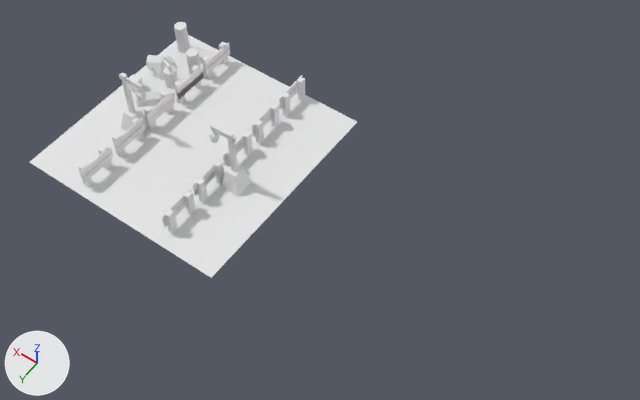
Two versions of the Blender file 36-portail-scene-blender/portal.blend, one commit apart.
Before and after are seen from a 50 mm lens placed at (-7.68, 7.09, 11.45), pointed at (-2.71, 0.12, 0.51). The axes (+X, +Y, +Z) are drawn at lower left. The lights are the same throughout.
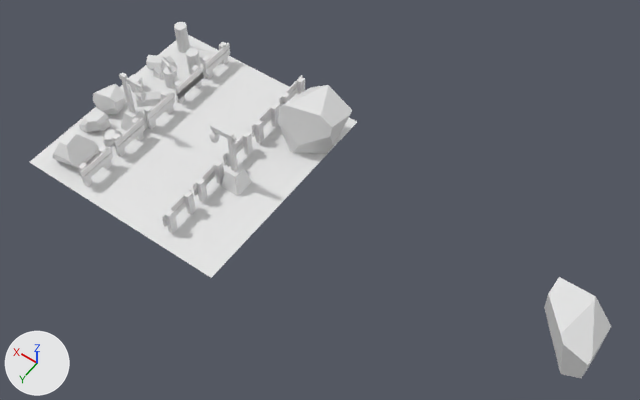
What differs and where, as boxes (x1, y1, x2, y2) in the pictures (640 x 400 px):
'Cube.058', added
    after: (544, 277, 611, 378)
'Cube.057', added
    after: (278, 85, 352, 153)
'Cube.056', added
    after: (52, 131, 99, 168)
'Cube.060', added
    after: (93, 84, 126, 115)
'Cube.055', added
    after: (79, 109, 111, 133)
'Cube.059', added
    after: (103, 129, 122, 146)

What changed in the scene script:
```text
Add me_cube_068:
    me_cube_068.from_pydata(...)  # 31 vertices, 20 faces; spans x -1.0..1.0, y -1.0..1.0, z -1.0..1.0
Add me_cube_067:
    me_cube_067.from_pydata(...)  # 26 vertices, 15 faces; spans x -1.0..1.0, y -1.0..1.0, z -1.0..0.54
Add me_cube_066:
    me_cube_066.from_pydata(...)  # 22 vertices, 13 faces; spans x -1.0..1.0, y -1.0..1.0, z -1.0..1.0
Add me_cube_064:
    me_cube_064.from_pydata(...)  # 29 vertices, 18 faces; spans x -1.0..1.0, y -1.0..1.0, z -1.0..0.92
Add ob_cube_060:
    ob_cube_060 = bpy.data.objects.new('Cube.060', me_cube_068)
    ob_cube_060.location = (1.7, 0.27, 0.22)
    ob_cube_060.scale = (0.217, 0.217, 0.217)
Add ob_cube_059:
    ob_cube_059 = bpy.data.objects.new('Cube.059', me_cube_067)
    ob_cube_059.location = (1.19, 0.81, 0.11)
    ob_cube_059.rotation_euler = (0.0, 0.0, -2.471)  # degrees (0, 0, -142)
    ob_cube_059.scale = (0.133, 0.133, 0.133)
Add ob_cube_058:
    ob_cube_058 = bpy.data.objects.new('Cube.058', me_cube_066)
    ob_cube_058.location = (-6.89, 0.0, 0.46)
    ob_cube_058.scale = (0.458, 0.458, 0.458)
Add ob_cube_057:
    ob_cube_057 = bpy.data.objects.new('Cube.057', me_cube_068.copy())
    ob_cube_057.location = (-1.66, -1.22, 0.46)
    ob_cube_057.scale = (0.458, 0.458, 0.458)
Add ob_cube_056:
    ob_cube_056 = bpy.data.objects.new('Cube.056', me_cube_064)
    ob_cube_056.location = (1.37, 1.47, 0.29)
    ob_cube_056.scale = (0.286, 0.286, 0.286)
Add ob_cube_055:
    ob_cube_055 = bpy.data.objects.new('Cube.055', me_cube_067.copy())
    ob_cube_055.location = (1.64, 0.78, 0.19)
    ob_cube_055.scale = (0.187, 0.187, 0.187)
```
